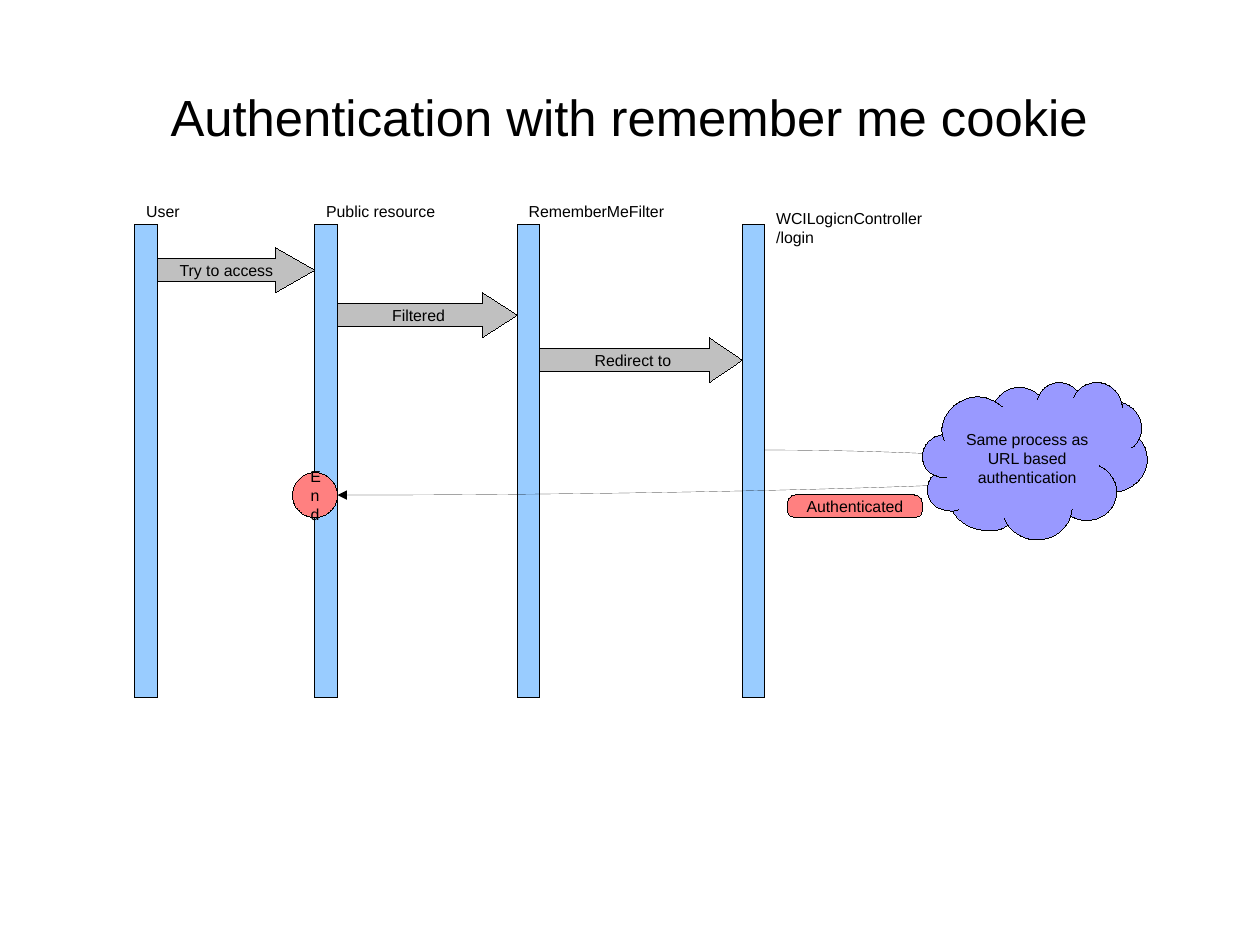
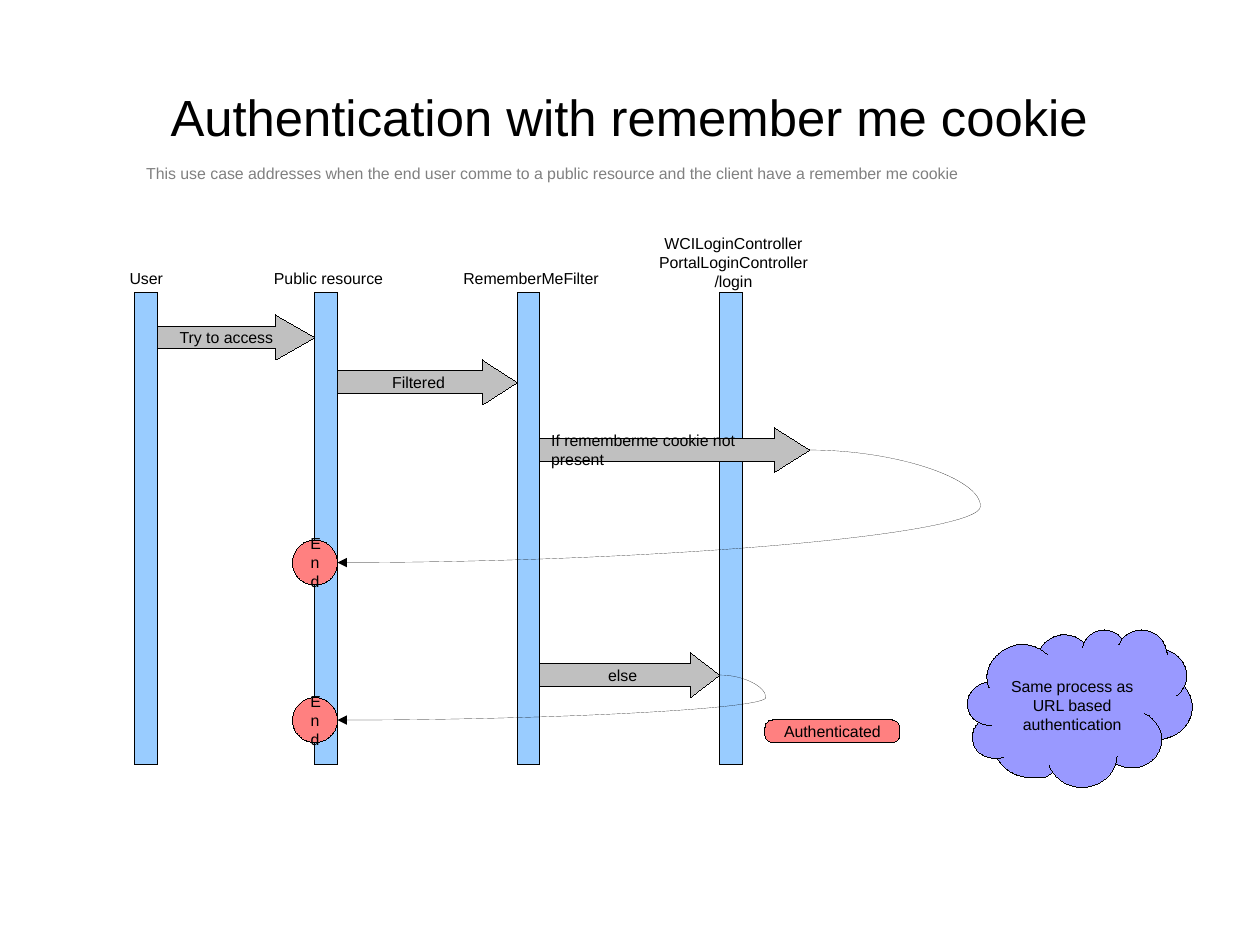
Before and after one commit to gatein/gatein-wci, a slide deck: slide 12 of wci/src/main/doc/wci-authentication.odp (slide 11 before the commit). Drawn at 1260x945 pixels with LibreOffice and Linux fonts; fonts in the diff are those of the drawing. Boxes give left, top, right and bottom in pixels: in the first picture for what was removed or moved away, otherwise in the second. Text is boxed around its words. In the diff, an @@ line names an element or a change of style, - is before the commit and + after.

```diff
--- a/wci/src/main/doc/wci-authentication.odp
+++ b/wci/src/main/doc/wci-authentication.odp
@@ text added at bbox=[146, 167, 958, 182], 10 pt, text #808080 @@
+This use case addresses when the end user comme to a public resource and the client have a remember me cookie
@@ text added at bbox=[659, 237, 808, 291], 10 pt, text #000000 @@
+WCILoginController
+PortalLoginController
+/login
@@ text removed at bbox=[776, 212, 922, 247] @@
-WCILogicnController
-/login
@@ text "User": place and size @@
-text "User" at bbox=[146, 206, 179, 217]
+text "User" at bbox=[130, 273, 163, 284]
@@ text "Public resource": place and size @@
-text "Public resource" at bbox=[326, 205, 436, 217]
+text "Public resource" at bbox=[274, 272, 383, 284]
@@ alignment left to centre in 3 elements at bbox=[130, 273, 163, 284], bbox=[274, 272, 383, 284], bbox=[463, 272, 598, 284] @@
@@ text "RememberMeFilter": place and size @@
-text "RememberMeFilter" at bbox=[529, 205, 664, 217]
+text "RememberMeFilter" at bbox=[463, 272, 598, 284]
@@ 3 rectangles, 1 ellipse, 1 right arrow: place and size @@
-3 rectangles, 1 ellipse, 1 right arrow at bbox=[135, 225, 541, 697]
+3 rectangles, 1 ellipse, 1 right arrow at bbox=[135, 293, 541, 765]
@@ rectangle: place and size @@
-rectangle at bbox=[743, 225, 766, 697]
+rectangle at bbox=[720, 293, 743, 765]
@@ right arrow removed at bbox=[540, 337, 742, 382] @@
-Redirect to
@@ right arrow "Filtered": place and size @@
-right arrow "Filtered" at bbox=[337, 293, 517, 337]
+right arrow "Filtered" at bbox=[337, 360, 517, 405]
@@ right arrow added at bbox=[540, 428, 810, 472], fill #C0C0C0, outline #000000 0 pt, 10 pt, text #000000 @@
+If rememberme cookie not present
@@ curved arrow moved from (765, 450) - (337, 495) to (811, 450) - (337, 563) @@
@@ right arrow added at bbox=[540, 653, 719, 697], fill #C0C0C0, outline #000000 0 pt, 10 pt, text #000000 @@
+else
@@ freeform shape "Same process as": place and size @@
-freeform shape "Same process as" at bbox=[923, 383, 1148, 541]
+freeform shape "Same process as" at bbox=[967, 630, 1193, 788]
@@ curved arrow added from (720, 676) to (337, 720), #000000 0 pt @@
@@ ellipse added at bbox=[293, 697, 337, 742], fill #FF8080, outline #000000 0 pt, 10 pt, text #000000 @@
+End
@@ rounded rectangle "Authenticated": place and size @@
-rounded rectangle "Authenticated" at bbox=[788, 495, 923, 518]
+rounded rectangle "Authenticated" at bbox=[765, 720, 900, 743]
```
Also in this commit, not shown: 4 other slides changed, 4 slides added, 1 slide removed, 1 other file.
